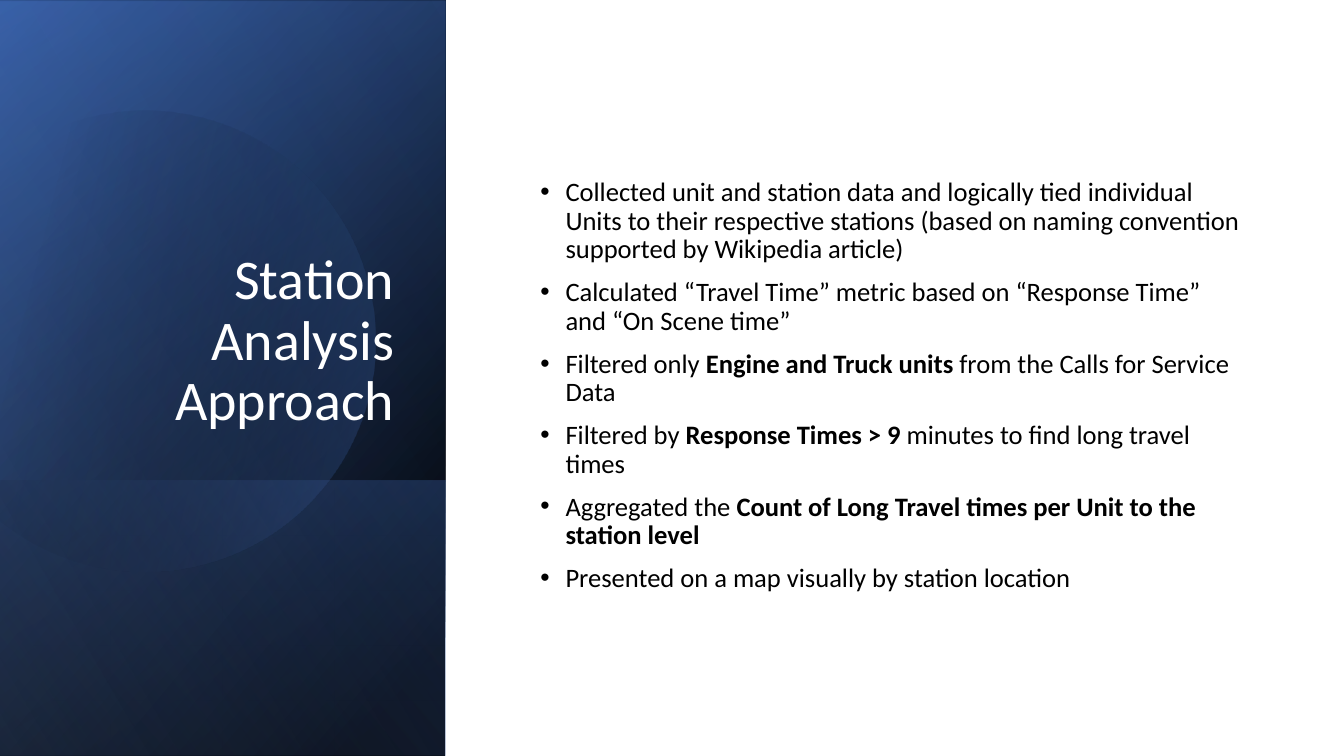
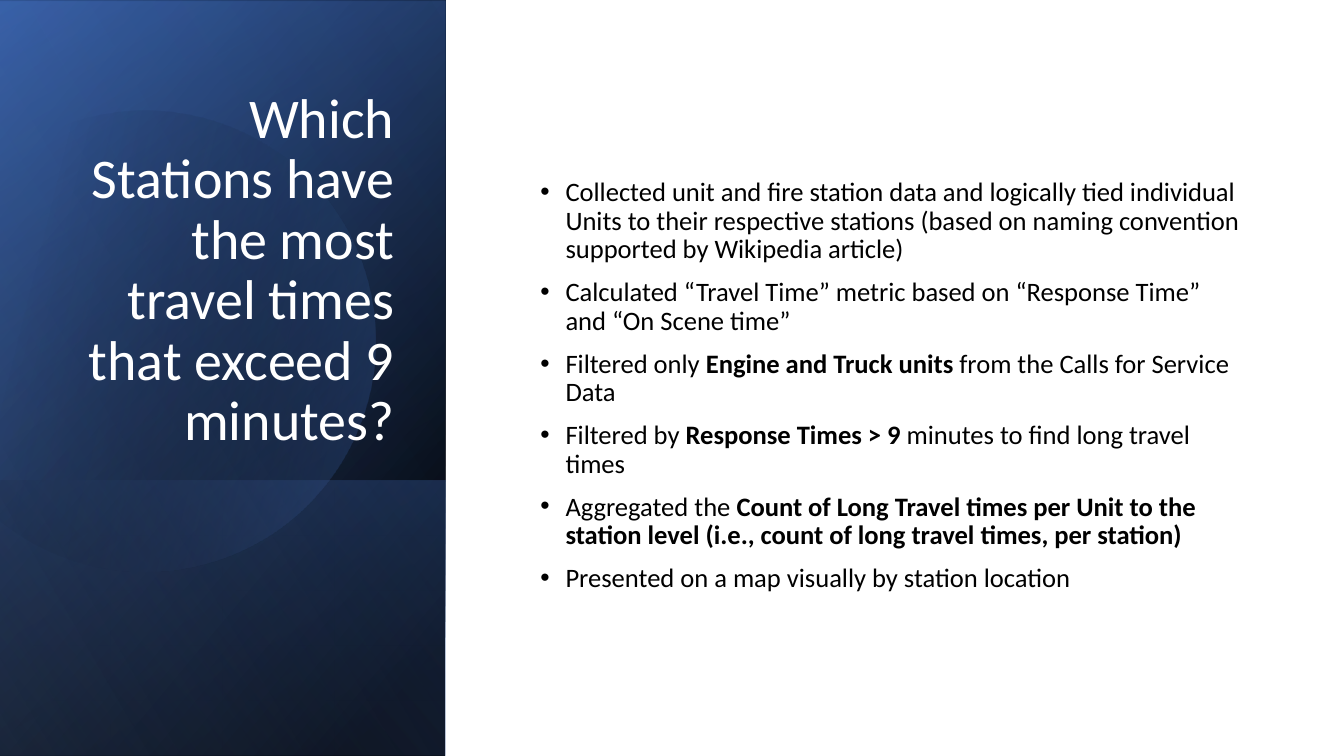
Before and after one commit to mjgood4/firstrespondersites, a slide deck: slide 8 of Exploratory Data Analysis.pptx. Drawn at 1344x756 pixels with LibreOffice and Linux fonts; fonts in the diff are those of the drawing. Boxes give left, top, right and bottom in pixels: in the first picture for what was removed or moved away, otherwise in the second. Text is boxed around its words. In the diff, an @@ line names an element or a change of style, - is before the commit and + after.

Commit message:
deck updates

```diff
--- a/Exploratory Data Analysis.pptx
+++ b/Exploratory Data Analysis.pptx
@@ title at [89, 99, 395, 441]: text changed @@
-Station Analysis Approach
+Which Stations have the most travel times that exceed 9 minutes?
@@ text at [566, 182, 1239, 263]: text changed @@
-• Collected unit and station data and logically tied individual Units to their respective stations (based on naming convention supported by Wikipedia article)
+• Collected unit and fire station data and logically tied individual Units to their respective stations (based on naming convention supported by Wikipedia article)
@@ text at [566, 497, 1196, 549]: text changed @@
-• Aggregated the Count of Long Travel times per Unit to the station level
+• Aggregated the Count of Long Travel times per Unit to the station level (i.e., count of long travel times, per station)
```
Also in this commit, not shown: 5 other slides changed, 1 slide added, 1 slide removed.
